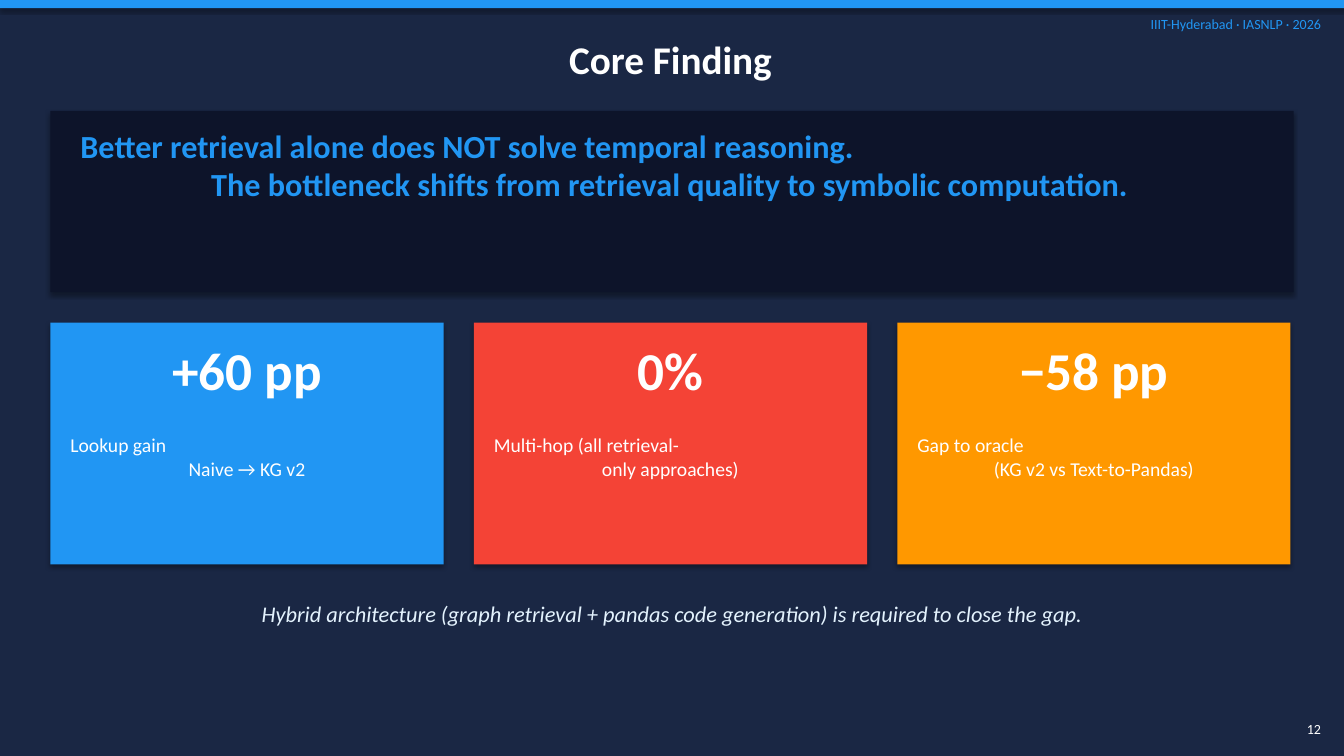
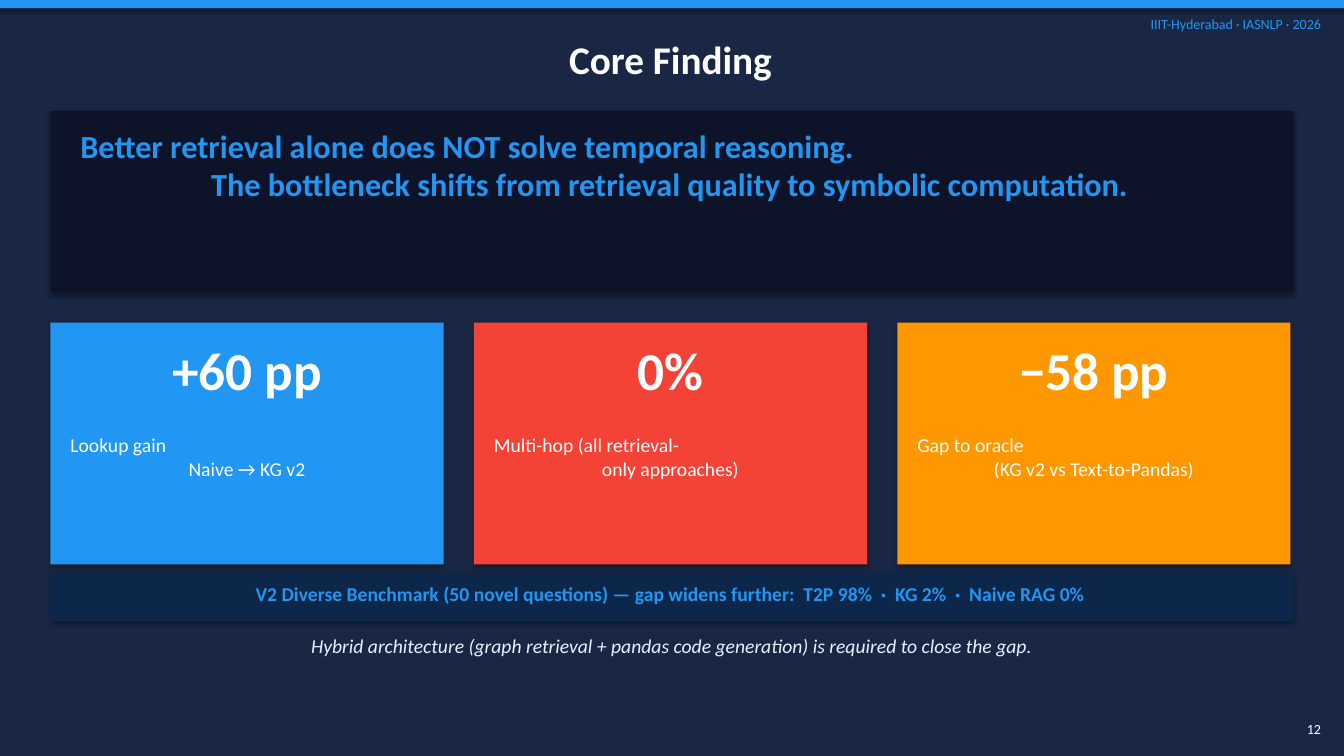
Before and after one commit to parkhi-12-code/iasnlp-rag-project-v2, a slide deck: slide 12 of benchmark/IASNLP_Presentation.pptx. Drawn at 1344x756 pixels with LibreOffice and Linux fonts; fonts in the diff are those of the drawing. Boxes give left, top, right and bottom in pixels: in the first picture for what was removed or moved away, otherwise in the second. Text is boxed around its words. In the diff, an @@ line names an element or a change of style, - is before the commit and + after.

```diff
--- a/benchmark/IASNLP_Presentation.pptx
+++ b/benchmark/IASNLP_Presentation.pptx
@@ rectangle added at (50,573,1294,621), fill #0D274A @@
@@ text added at (256,586,1084,605), 14 pt, text #2196F3, bold @@
+V2 Diverse Benchmark (50 novel questions) — gap widens further: T2P 98% · KG 2% · Naive RAG 0%
@@ text "Hybrid architecture (graph retrieval + ...": place and size @@
-text "Hybrid architecture (graph retrieval + ..." at (262,606,1082,626)
+text "Hybrid architecture (graph retrieval + ..." at (311,639,1031,657)
@@ text "Hybrid architecture (graph retrieval + ..." at (311,639,1031,657): size 16 to 14 pt @@
```
Also in this commit, not shown: 5 other slides changed, 1 slide added, 1 other file.
